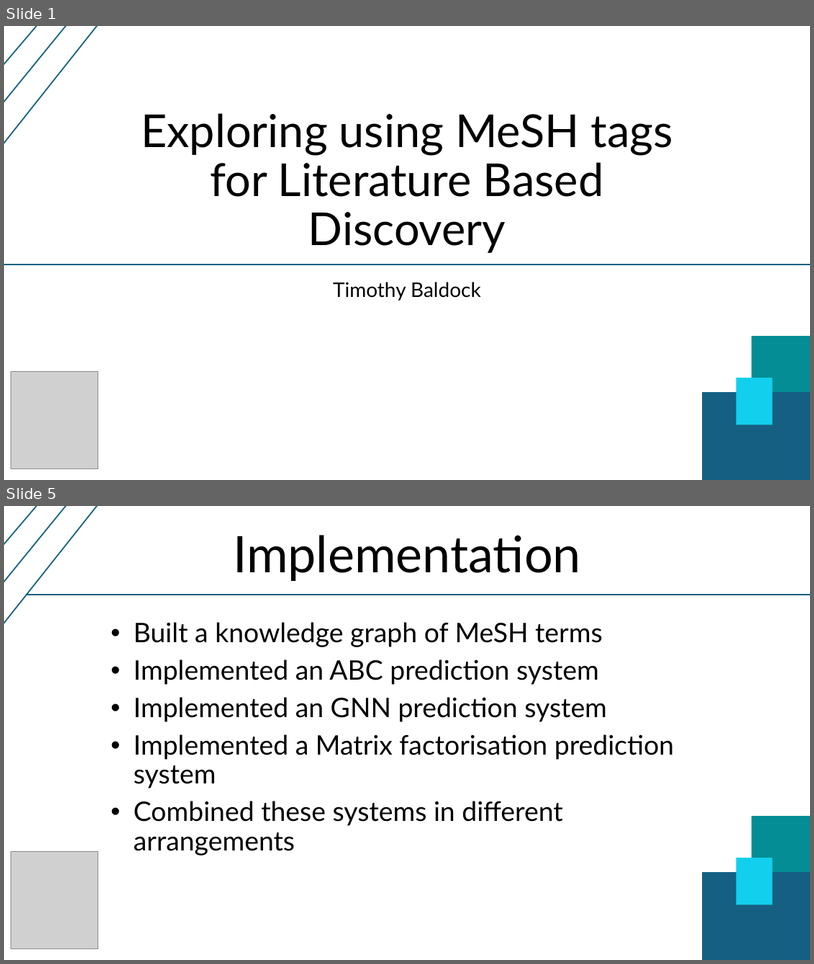
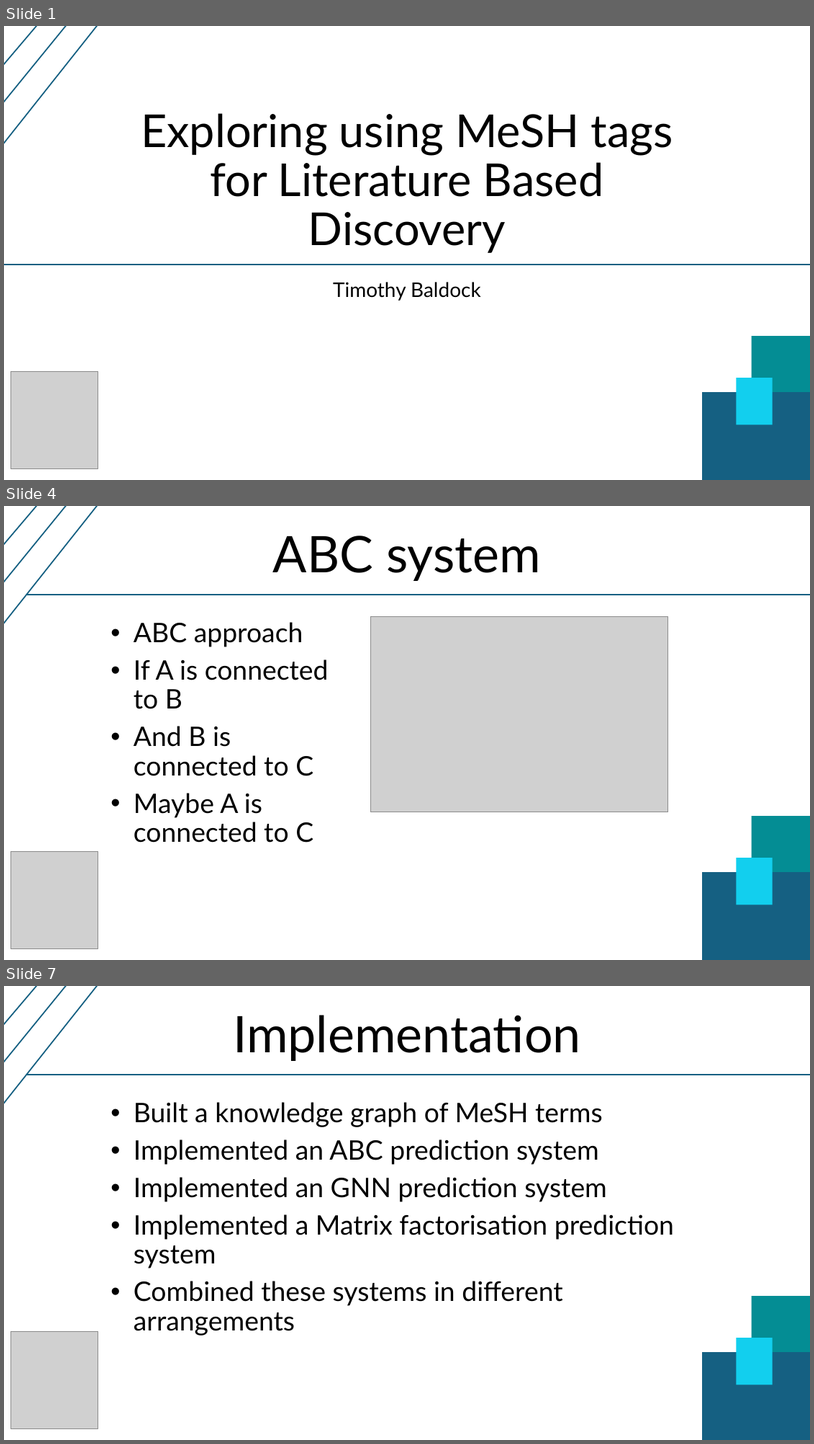
Before and after one commit to T1mTop1a/level4_individual_project, a slide deck: presentation/slides.pptx. Shown one above the other, each under a label of ours: slides 1 and 5 before the commit, slides 1, 4 and 7 after it; the slides between them are not shown. The pictures are 814x964 and 814x1444 pixels, drawn with LibreOffice and Linux fonts; fonts in the diff are those of the drawing; grey boxes stand for pictures. Boxes give left, top, right and bottom in pixels: in the first picture for what was removed or moved away, otherwise in the second. Text is boxed around its words. In the diff, an @@ line names an element or a change of style, - is before the commit and + after.

```diff
--- a/presentation/slides.pptx
+++ b/presentation/slides.pptx
@@ slide 4 added at (x1=4, y1=506, x2=810, y2=960), background #FFFFFF @@
@@ line added from (4, 633) to (105, 506), #156082 1.5 pt @@
@@ line added from (4, 605) to (74, 506), #156082 1.5 pt @@
@@ line added from (4, 559) to (45, 506), #156082 1.5 pt @@
@@ title added at (x1=273, y1=536, x2=541, y2=581), 60 pt, text #000000 @@
+ABC system
@@ line added from (26, 595) to (810, 595), #156082 1.5 pt @@
@@ subtitle added at (x1=134, y1=622, x2=329, y2=842), 32 pt, text #000000 @@
+• ABC approach
+• If A is connected to B
+• And B is connected to C
+• Maybe A is connected to C
@@ picture added at (x1=370, y1=616, x2=669, y2=812) @@
@@ rectangle added at (x1=752, y1=816, x2=810, y2=919), fill #048D94 @@
@@ picture added at (x1=11, y1=851, x2=98, y2=948) @@
@@ rectangle added at (x1=703, y1=872, x2=810, y2=960), fill #156082, outline #156082 1.5 pt @@
@@ rectangle added at (x1=736, y1=857, x2=773, y2=905), fill #12CFEE @@
@@ what was slide 5 is now slide 7 @@
```
Also in this commit, not shown: 4 slides changed, 4 other slides added.
